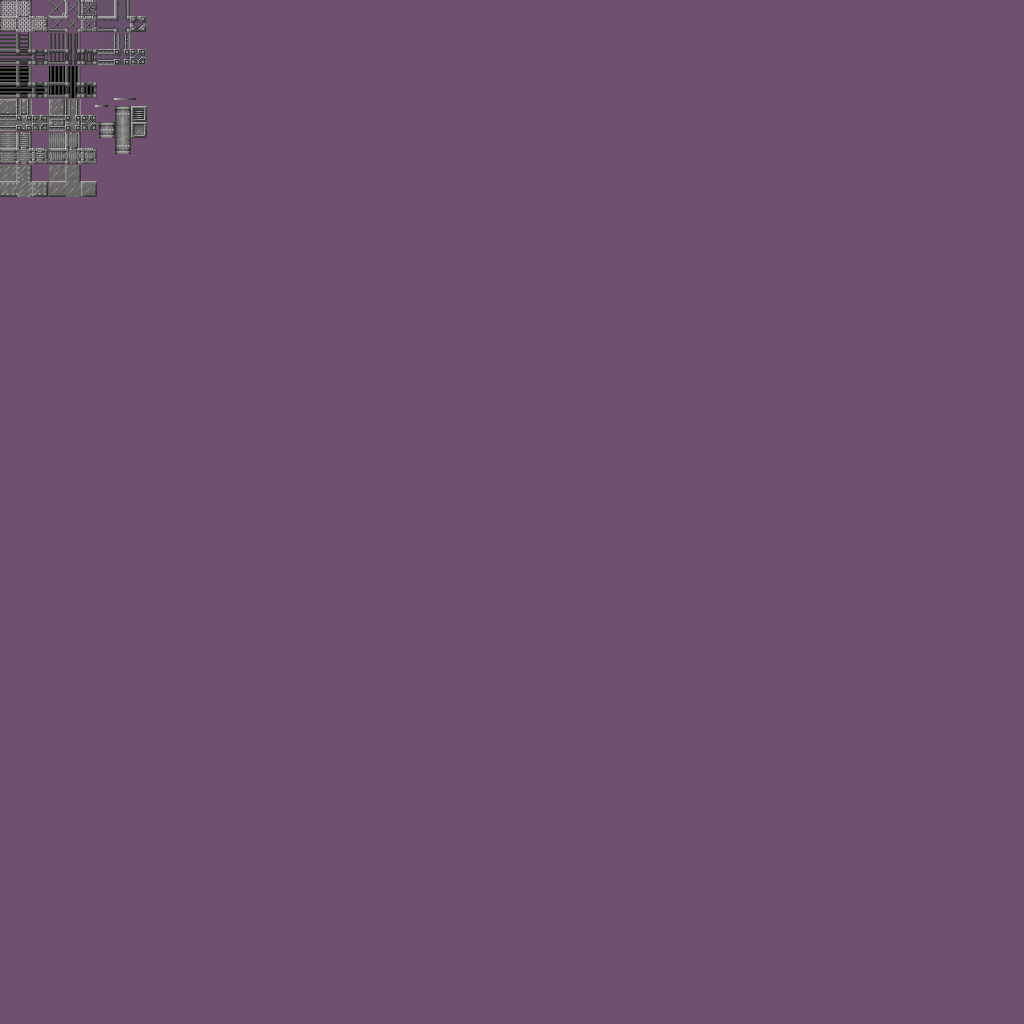
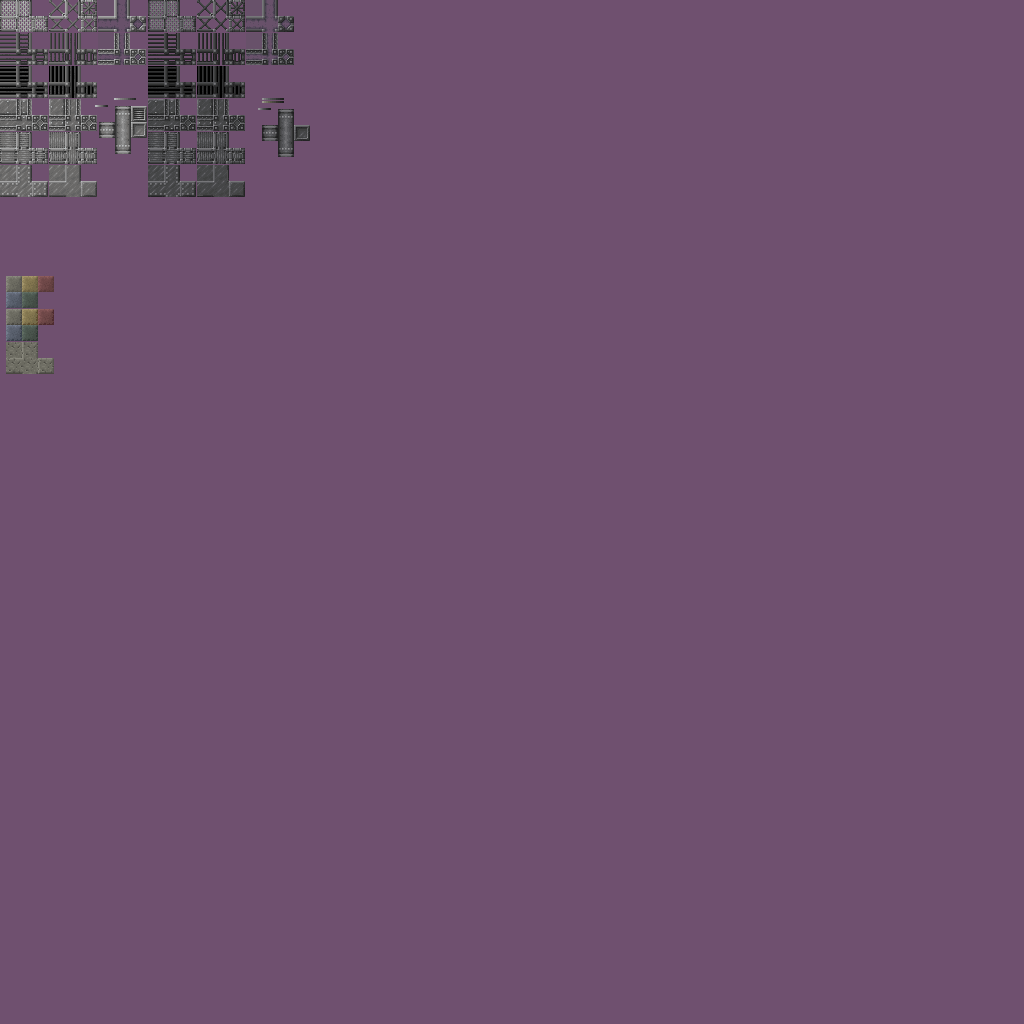
The second 1024×1024 image is a revision of the first. Changes to its layers:
added group "Group 1" with 2 layers above "Rockrete Palettes" over [6, 0, 310, 374]
added layer "New Gray Rockrete Edge" in group "Group 1" over [6, 0, 310, 374]
added layer "Base" in group "Group 1" over [6, 276, 54, 374]
added layer "Rockrete Palettes" above "Smooth Rockrete" over [6, 192, 192, 374]
renamed "Color Experimentation" to "Black VP", showed the group it (4 layers) over [6, 0, 310, 374]
painted on "Gray Original Palette" (2nd of 5, in "Black VP") over [6, 0, 310, 374]
painted on "Gray Original Palette" (3rd of 5, in "Gray VP") over [6, 0, 310, 374]
painted on "Gray Original Palette" (4th of 5, in "Gray VP") over [6, 0, 310, 374]
painted on "Gray Original" (2nd of 3, in "Gray VP") over [6, 0, 310, 374]
painted on "Background" over [6, 0, 310, 374]
